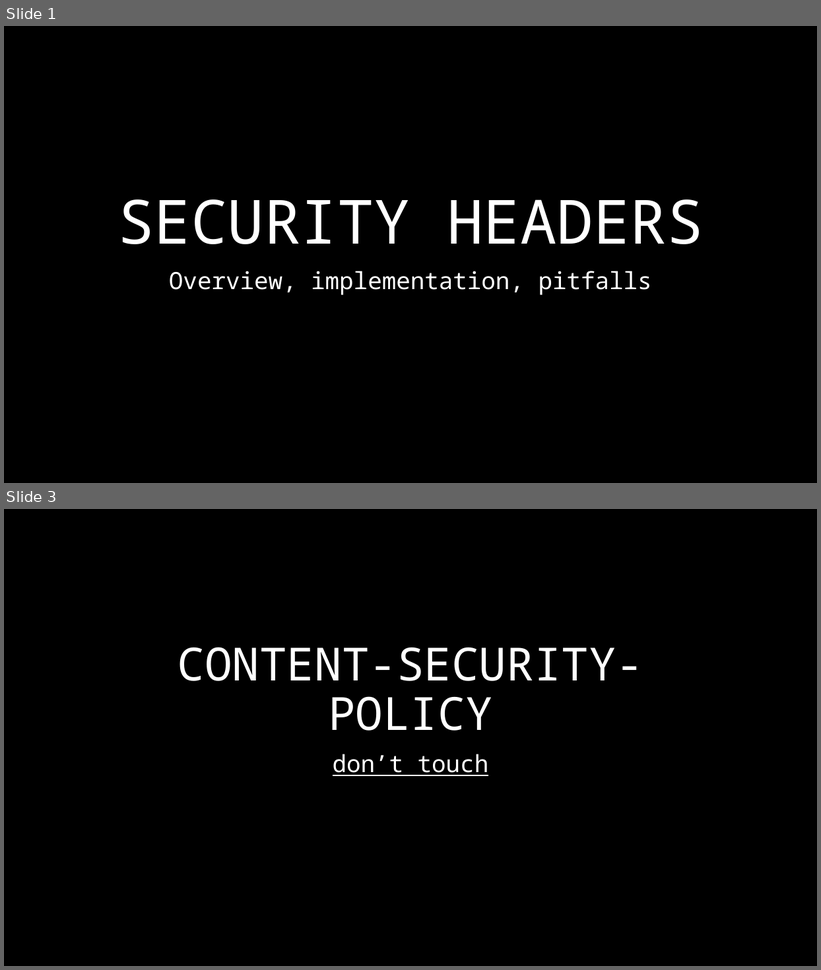
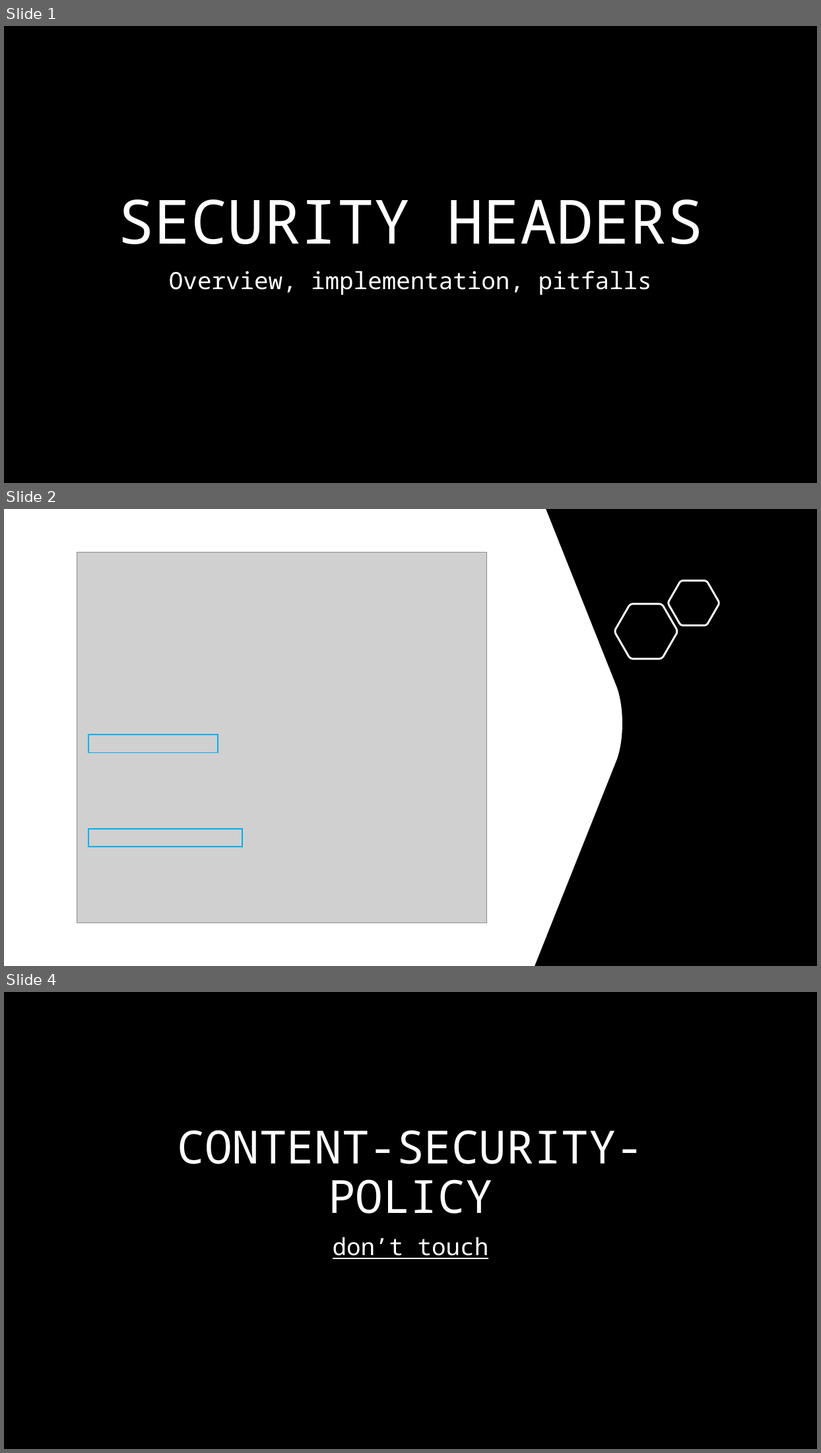
Before and after one commit to Drag13/articles, a slide deck: headers/SECURITY HEADERS.pptx. Shown one above the other, each under a label of ours: slides 1 and 3 before the commit, slides 1, 2 and 4 after it; the slides between them are not shown. The pictures are 821x970 and 821x1453 pixels, drawn with LibreOffice and Linux fonts; fonts in the diff are those of the drawing; grey boxes stand for pictures. Boxes give left, top, right and bottom in pixels: in the first picture for what was removed or moved away, otherwise in the second. Text is boxed around its words. In the diff, an @@ line names an element or a change of style, - is before the commit and + after.

```diff
--- a/headers/SECURITY HEADERS.pptx
+++ b/headers/SECURITY HEADERS.pptx
@@ slide 2 added at box(4, 509, 817, 966), background #FFFFFF @@
@@ rectangle added at box(4, 509, 817, 966), fill #000000 @@
@@ freeform shape added at box(4, 509, 622, 966), fill #FFFFFF @@
@@ picture added at box(77, 552, 487, 923) @@
@@ freeform shape added at box(668, 581, 719, 626), outline #FFFFFF 2.25 pt @@
@@ freeform shape added at box(615, 604, 677, 659), outline #FFFFFF 2.25 pt @@
@@ rectangle added at box(88, 735, 217, 753), outline #00B0F0 1.5 pt @@
@@ rectangle added at box(88, 829, 242, 848), outline #00B0F0 1.5 pt @@
@@ what was slide 3 is now slide 4 @@
```
Also in this commit, not shown: 1 slide changed.
